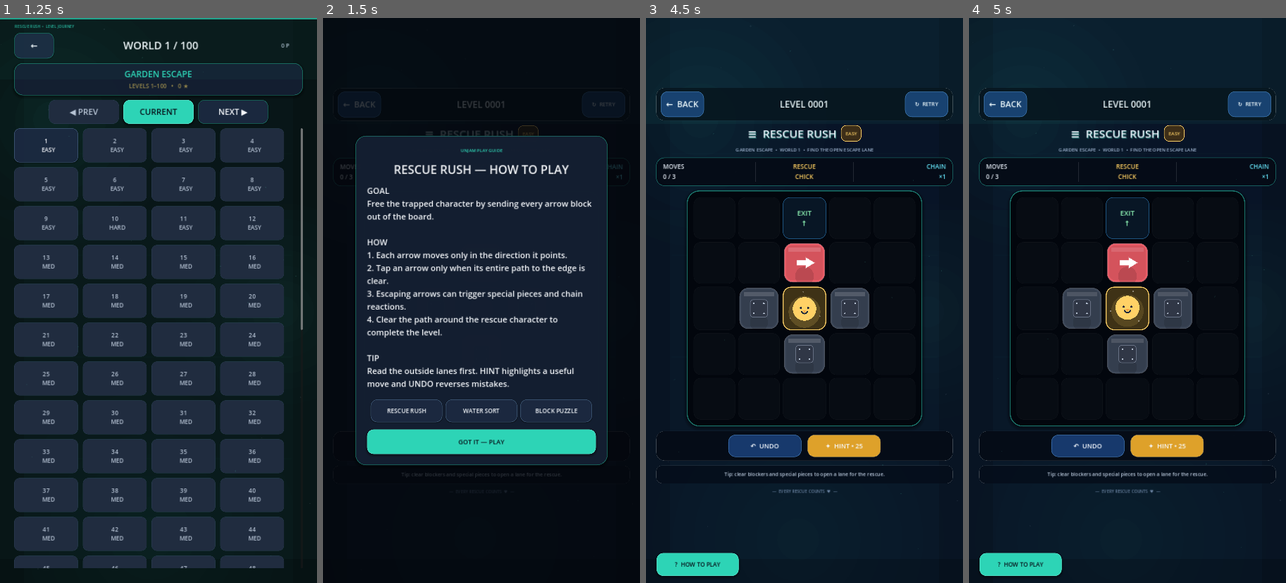
Above: before the commit, frames 1-4 (left to right).
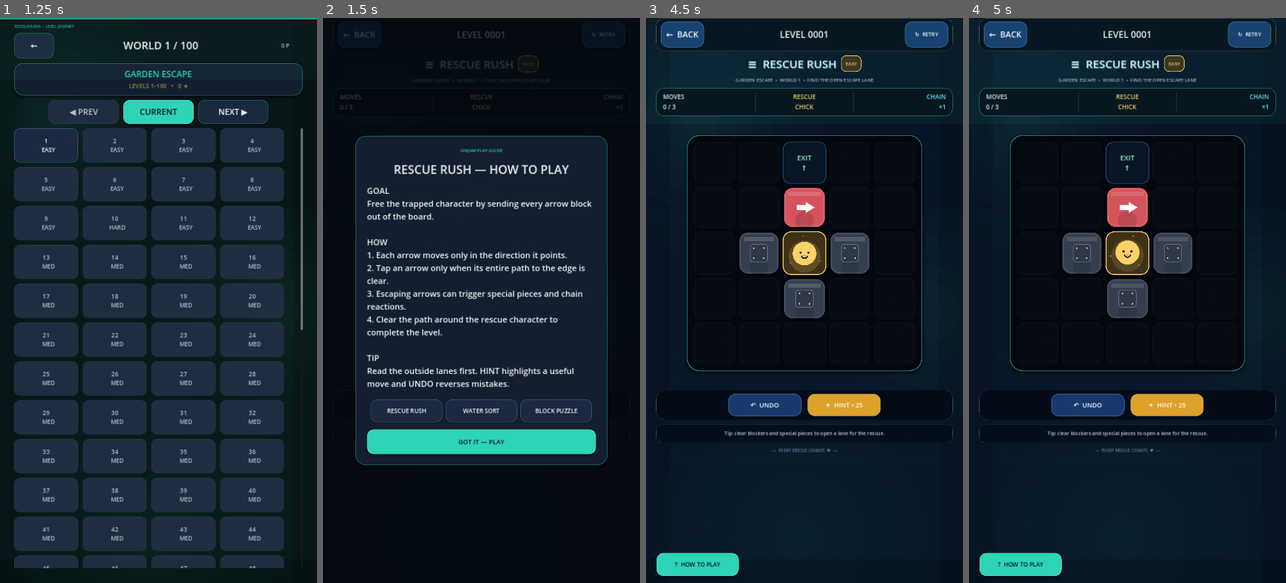
Above: after the commit, the same moments.

Repository: eghosa001/unjam
Game: Godot game, scene res://scenes/Main.tscn
The game is run twice, just before and just after one commit, with the same random seed, the same clock (stepped at 60 frames per second) and the same inputs.
Inputs:
- Up to frame 1 (1.25 s): click "PLAY NOW • LEVEL 1" at 0.5 s
- Up to frame 2 (1.5 s): click "1 EASY" at 1.25 s
- Up to frame 3 (4.5 s): click "↻ RETRY" at 2 s; click "↻ RETRY" at 2.75 s; click "↻ RETRY" at 3.5 s; click "GOT IT — PLAY" at 4.25 s
- Up to frame 4 (5 s): no input

Frame 1 is identical in both runs. In frame 2, 0.7% of the frame differs, in the area x 4-96%, y 1-84%; in frame 3, 20%; in frame 4, 20%, in the area x 3-97%, y 0-85%.

Commit message:
Finalize Rescue Rush vertical composition

Diff:
--- a/scripts/ui/rescue_layout_polish.gd
+++ b/scripts/ui/rescue_layout_polish.gd
@@ -9,12 +9,16 @@
 		return
 	var root_box: VBoxContainer = _find_primary_vbox(game)
 	if root_box != null:
-		root_box.alignment = BoxContainer.ALIGNMENT_CENTER
+		root_box.alignment = BoxContainer.ALIGNMENT_BEGIN
 		root_box.add_theme_constant_override("separation", 15)
+		var outer := root_box.get_parent() as MarginContainer
+		if outer != null:
+			outer.add_theme_constant_override("margin_top", 26)
+			outer.add_theme_constant_override("margin_bottom", 24)
 	var board_holder: CenterContainer = _find_board_holder(game)
 	if board_holder != null:
 		board_holder.size_flags_vertical = Control.SIZE_SHRINK_CENTER
-		board_holder.custom_minimum_size = Vector2(0, 650)
+		board_holder.custom_minimum_size = Vector2(0, 900)
 	var board_panel: PanelContainer = _find_board_panel(game)
 	if board_panel != null:
 		board_panel.size_flags_vertical = Control.SIZE_SHRINK_CENTER
